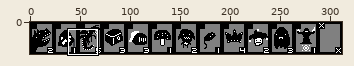
Two states of a sprite sheet, Assets/cards-Sheet.png. The first picture is a wide view before the edit; the outline marks the close-up.
Close-up. Earlier state:
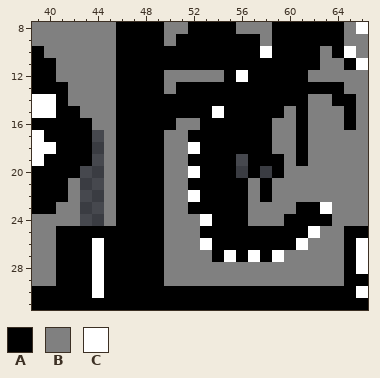
The file is 312x32 pixels. Shown: x 39..66, y 8..31. The commit also changed other parts of the picture, which this record leaves out.
Palette (. is transparent): A #000000  B #808080  C #ffffff
Pixels before, first column x 39:
 8 BBBBBBBAAAABBAAAABBBAAAAAABC
 9 BBBBBBBAAAABAAAAAAABAAAAAABB
10 ABBBBBBAAAAAAAAAAAACAAAABACB
11 AABBBBBAAAAAAAAAAAAAAAAABBAC
12 AABBBBBAAAABBBBBACAAAAABBBBB
13 AAABBBBAAAABAAAAAAAAAAAAAABB
14 CCABBBBAAAAAAAAAAAAAAAABBAAB
15 CCAABBBAAAAAAAACAAAAABABBBAB
16 AAAAABBAAAAABBAAAAAABBABBBAB
17 CAAAA.BAAAABBAAAAAAABBABBBBB
18 CCAAA.BAAAABBCAAAAAABBABBBBB
19 CAAAA.BAAAABBAAAA.AAABABBBBB
20 AAAA..BAAAABBCAAA.A.ABBBBBBB
21 AAAB..BAAAABBAAAAABABBBBBBBB
22 AAAB..BAAAABBCAAAABABBBBBBBB
23 AABB..BAAAABBAAAAABBBBAACBBB
24 BBBB..BAAAABBBCAAABBBAAAABBB
25 BBAAAAAAAAABBBAAAAAAAAACBBAA
26 BBAAACAAAAABBBCAAAAAAACBBBAC
27 BBAAACAAAAABBBBACACACBBBBBAC
28 BBAAACAAAAABBBBBBBBBBBBBBBAC
29 BBAAACAAAAABBBBBBBBBBBBBBBAA
30 AAAAACAAAAAAAAAAAAAAAAAAAAAC
31 AAAAAAAAAAAAAAAAAAAAAAAAAAAA
And afterwards:
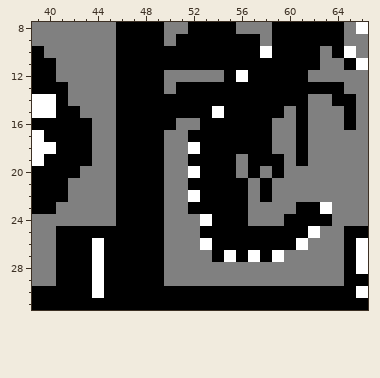
Change:
Changed rows in their new state; - is an unchanged pixel.
first column x 43:
17 -B--------------
18 -B--------------
19 -B-----------B--
20 BB-----------B-B
21 BB--------------
22 BB--------------
23 BB--------------
24 BB--------------
